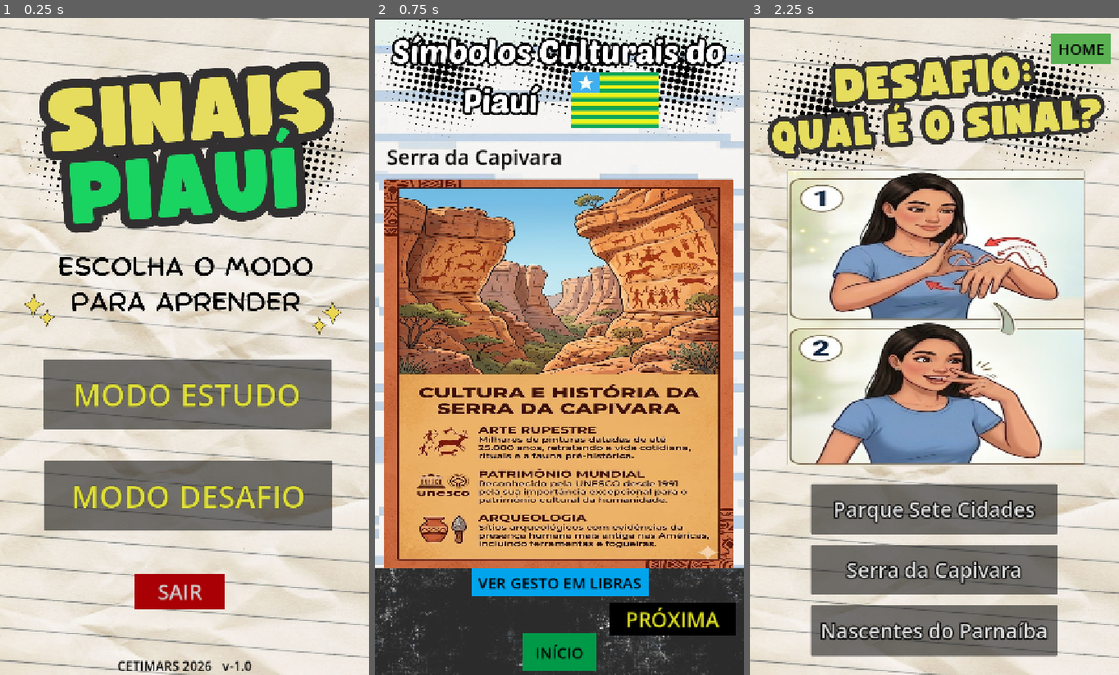
Above: before the commit, frames 1-3 (left to right).
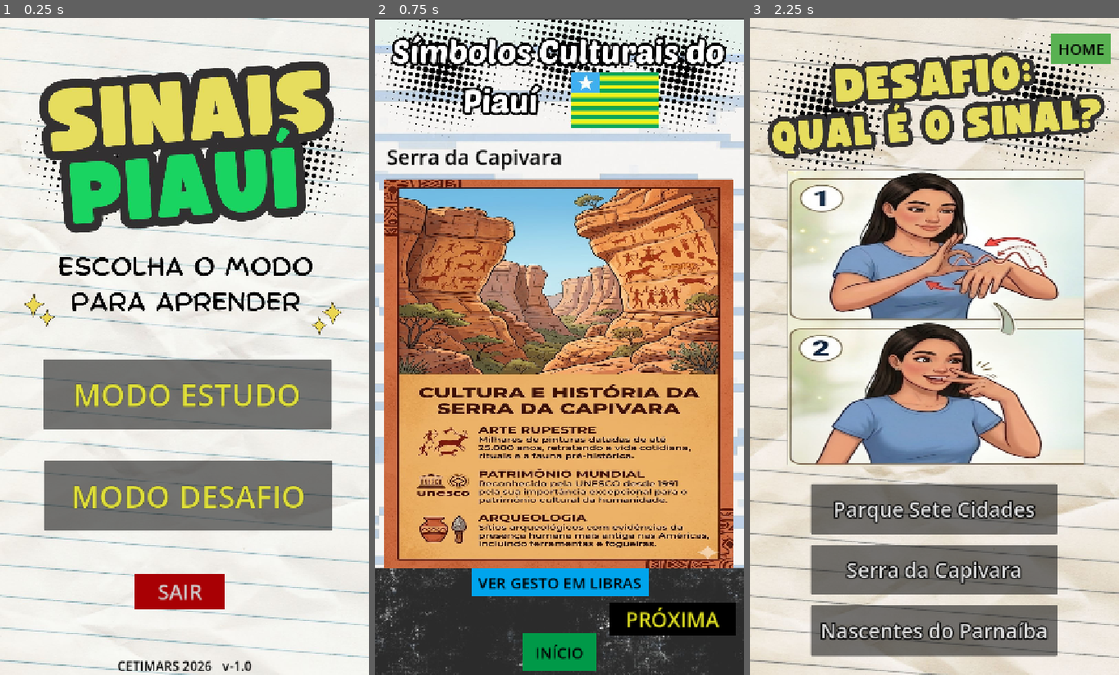
Above: after the commit, the same moments.

Repository: hesronf2-coder/projeto-sinais-do-piaui
Game: Godot game, scene res://scenes/tela_home.tscn
Two runs of this game, one before a commit and one after it. Both use one fixed random seed, a clock stepped at 60 frames per second and the inputs below.
Inputs:
- Up to frame 1 (0.25 s): no input
- Up to frame 2 (0.75 s): click "MODO ESTUDO" at 0.5 s
- Up to frame 3 (2.25 s): click "INÍCIO" at 1.25 s; click "MODO DESAFIO" at 2 s

The runs differ from the first frame. In frame 1, 15% of the frame differs, in the area x 0-100%, y 0-100%; in frame 2, nothing differs; in frame 3, nothing differs.

Commit message:
Jhennifer e Pedro - Pequenas alterações no design da tela inicial

Diff:
--- a/scenes/tela_home.tscn
+++ b/scenes/tela_home.tscn
@@ -1,7 +1,7 @@
 [gd_scene format=3 uid="uid://bcqk3rmrv2vhn"]
 
 [ext_resource type="Script" uid="uid://ff0gd5onrlio" path="res://scripts/controllers/home.gd" id="1_jfreh"]
-[ext_resource type="Texture2D" uid="uid://b77gteh72wmxw" path="res://image/fundo_tema/temainicio.jpg" id="2_0c2ro"]
+[ext_resource type="Texture2D" uid="uid://bayrofsdnbsb4" path="res://image/fundo_tema/tematelahome.jpg" id="2_0c2ro"]
 [ext_resource type="AudioStream" uid="uid://vdw6rue1urud" path="res://image/sounds/som_proxima.mp3" id="3_0c2ro"]
 
 [sub_resource type="StyleBoxFlat" id="StyleBoxFlat_0c2ro"]
Not shown, changed: image/fundo_tema/imagegrade.jpeg.import
Binary file removed: image/fundo_tema/telainicial.jpg
